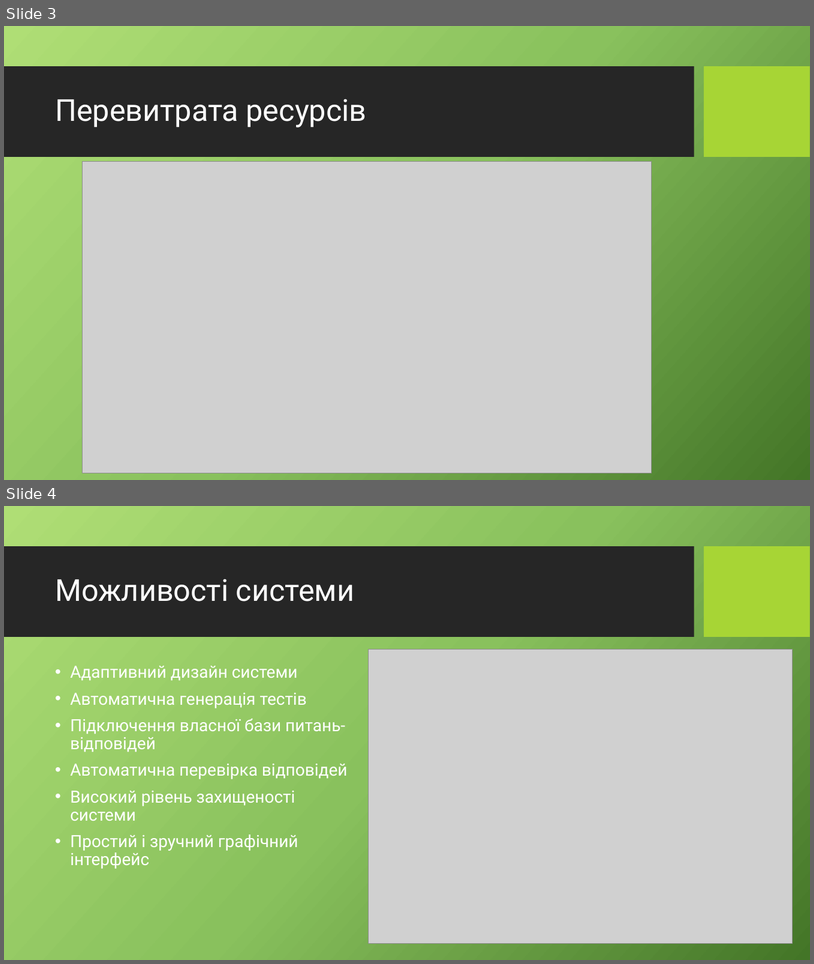
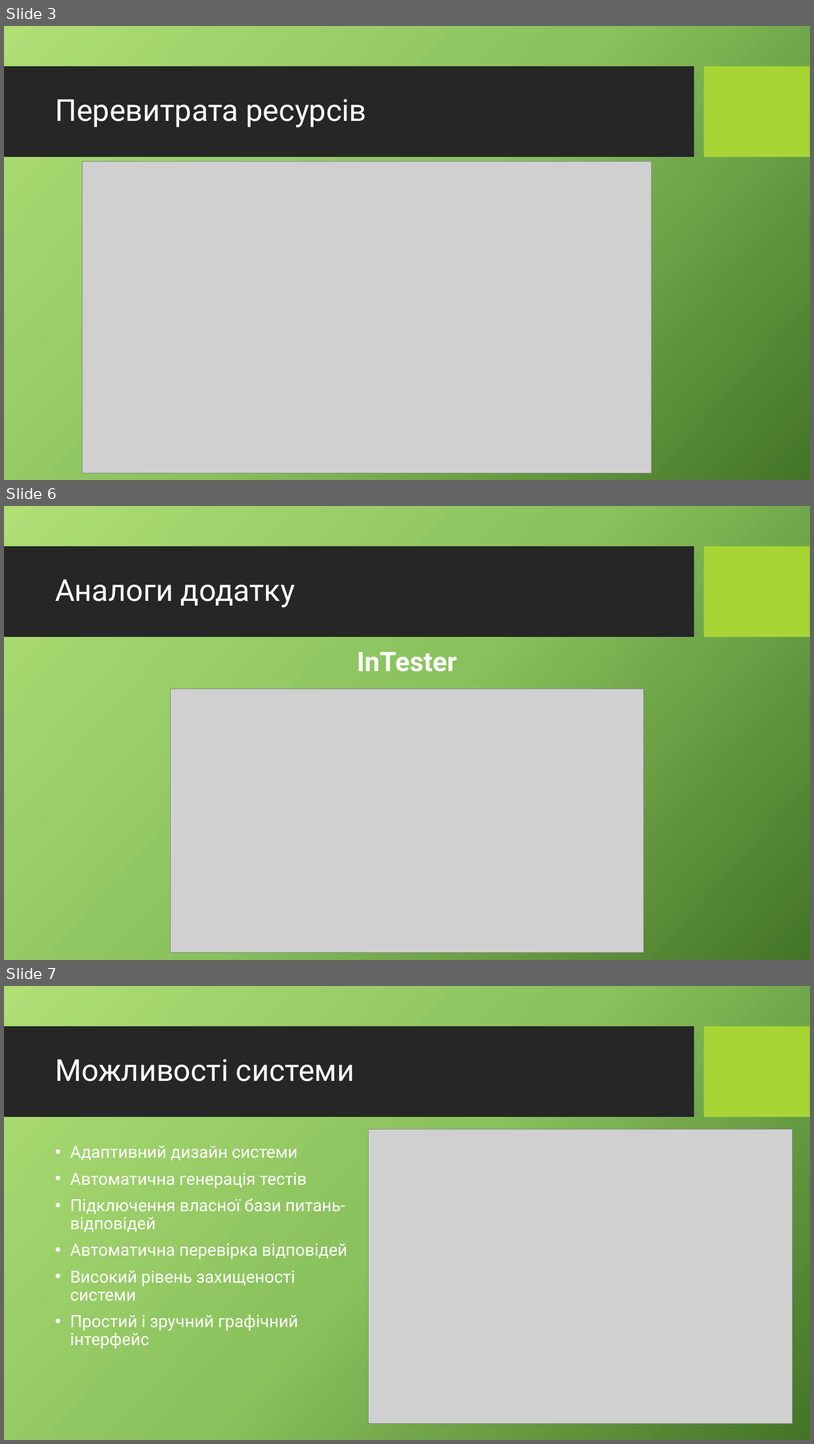
Before and after one commit to TriniTangl/diploma-docs, a slide deck: ДИПЛОМ/Презентація.pptx. Shown one above the other, each under a label of ours: slides 3 and 4 before the commit, slides 3, 6 and 7 after it; the slides between them are not shown. The pictures are 814x964 and 814x1444 pixels, drawn with LibreOffice and Linux fonts; fonts in the diff are those of the drawing; grey boxes stand for pictures; background and template pictures are left out. Boxes give left, top, right and bottom in pixels: in the first picture for what was removed or moved away, otherwise in the second. Text is boxed around its words. In the diff, an @@ line names an element or a change of style, - is before the commit and + after.

```diff
--- a/ДИПЛОМ/Презентація.pptx
+++ b/ДИПЛОМ/Презентація.pptx
@@ slide 6 added at (4,506,810,960), background picture (left out); not listed: 2 template elements that a slide beside it also shows @@
@@ title added at (55,579,295,607), 36 pt, text #FFFFFF @@
+Аналоги додатку
@@ text added at (357,652,457,672), 32 pt, text #FFFFFF, bold @@
+InTester
@@ picture added at (170,688,644,952) @@
@@ what was slide 4 is now slide 7 @@
```
Also in this commit, not shown: 3 slides changed, 3 other slides added, 6 other files.
